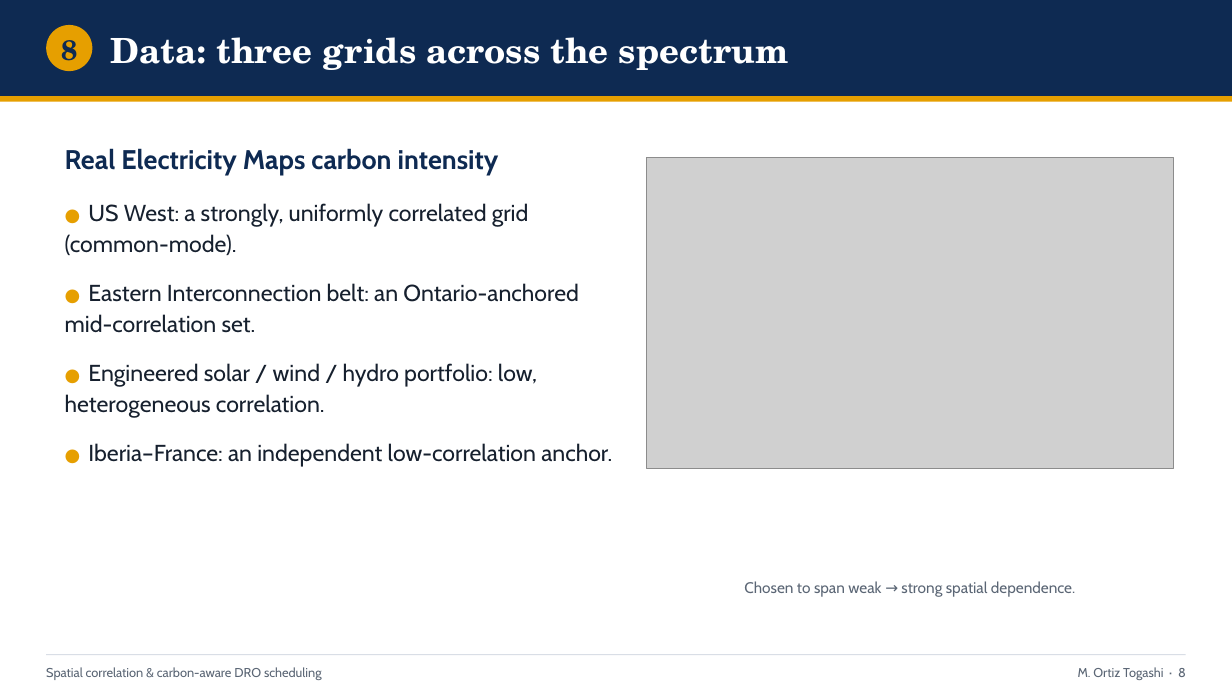
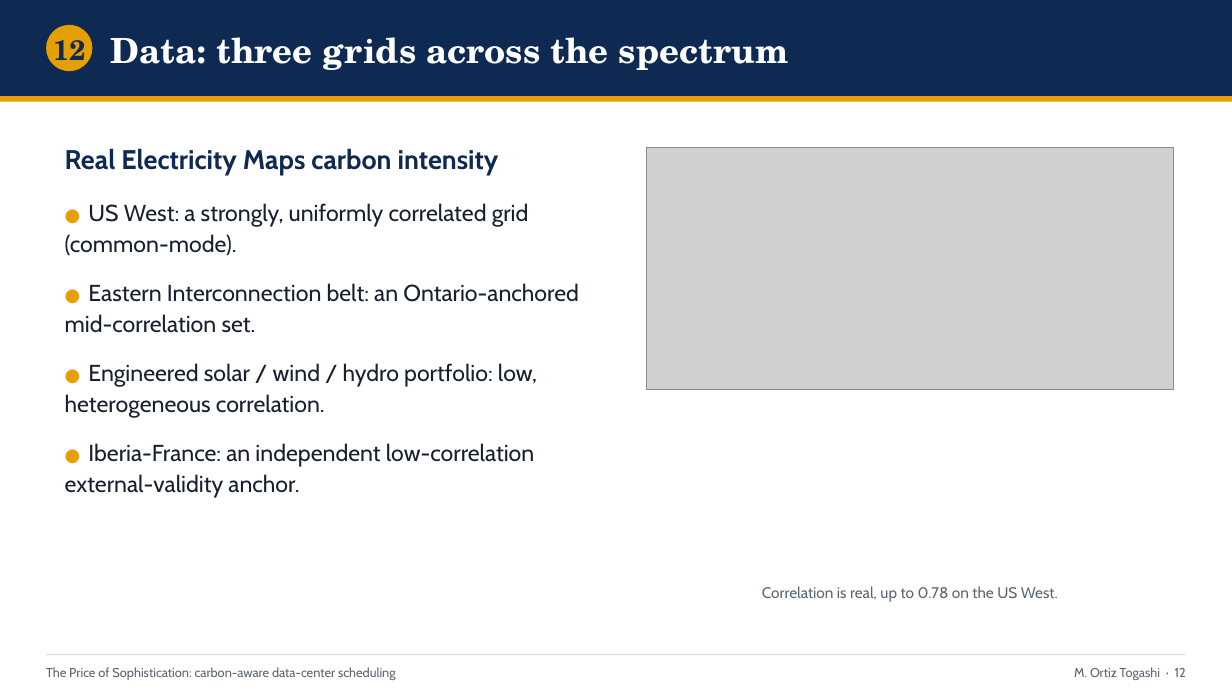
Before and after one commit to ma731/Capstone-in-Operations-Research, a slide deck: slide 12 of deck/capstone_defense.pptx (slide 8 before the commit). Drawn at 1232x693 pixels with LibreOffice and Linux fonts; fonts in the diff are those of the drawing; grey boxes stand for pictures. Boxes give left, top, right and bottom in pixels: in the first picture for what was removed or moved away, otherwise in the second. Text is boxed around its words. In the diff, an @@ line names an element or a change of style, - is before the commit and + after.

Commit message:
Pivot to value-first framing; correct transfer-lever savings to verified numbers
Reframe from null-result to "The Price of Sophistication": lead with the
day-ahead migration scheduler (the spatial transfer lever), demote the
spatial-correlation null to a screening rule (RQ2), recast the DRO as
day-ahead forecast-error hedging, and move the copula to an appendix.

Integrity fix: the transfer-lever headline (4.7-10.1% / "8-11 pts") was an
unverified placeholder that conflated two metrics. Ran
scripts/run_part3_transfer_value.py (committed snapshot) and corrected every
artifact to the real out-of-sample CVaR_0.95 reduction over the Phi=0
baseline: 4.0-9.9% (Western 4.0%, Eastern 9.9%, Diversified 9.0%).

- capstone_thesis.tex (28pp body) and full_thesis.tex (57pp): value-first
  restructure, copula demoted to app:copula, number correction
- build_deck.py / poster build_v23.js: deck (18 slides) and poster rebuilt
- plot_part3.py: real savings; crossover marker moved to M*~3

```diff
--- a/deck/capstone_defense.pptx
+++ b/deck/capstone_defense.pptx
@@ text at [53,40,85,70]: text changed @@
-8
+12
@@ picture: place and size @@
-picture at [647,157,1174,470]
+picture at [647,148,1174,390]
@@ text at [65,443,534,498]: text changed @@
-● Iberia–France: an independent low-correlation anchor.
+● Iberia-France: an independent low-correlation external-validity anchor.
@@ text at [762,586,1058,602]: text changed @@
-Chosen to span weak → strong spatial dependence.
+Correlation is real, up to 0.78 on the US West.
@@ text at [46,667,396,680]: text changed @@
-Spatial correlation & carbon-aware DRO scheduling
+The Price of Sophistication: carbon-aware data-center scheduling
@@ text at [1074,667,1186,680]: text changed @@
-M. Ortiz Togashi · 8
+M. Ortiz Togashi · 12
```
Also in this commit, not shown: 8 other slides changed, 9 slides added, 9 slides removed, 42 other files.
